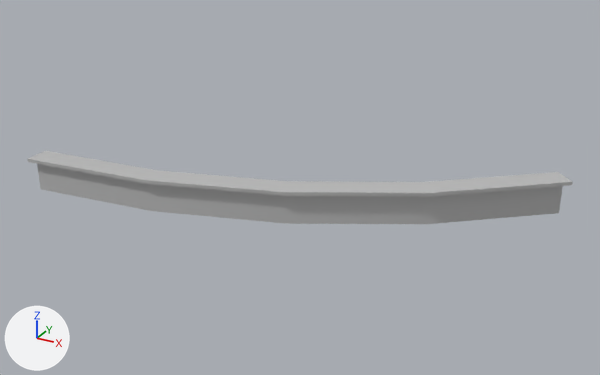
The FBX model Nerethos_3D/Assets/_Project/03_Art/01_Meshes/mainhall_catwalk_railing.fbx as it was, and as the next commit left it.
One viewpoint serves both versions: a 50 mm lens placed at (21.02, -42.54, 23.88), pointed at (8.47, -19.71, 12.46). Every picture has the same lights, and +X, +Y and +Z are marked at lower left. The picture after the commit comes second. Where no turn or scale is listed for an object, it has been applied to the vertices.

Names of what the first picture shows: 'mainhall_railing'.
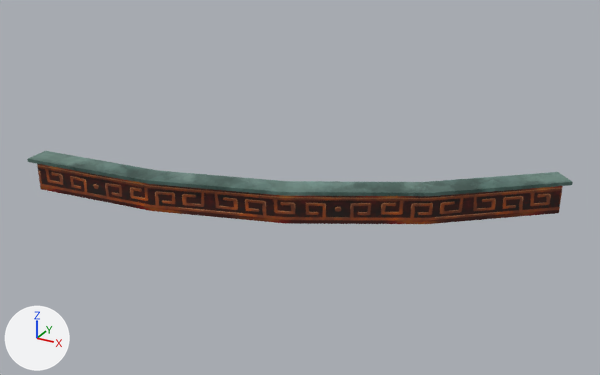
Diff of the bpy script that builds the scene:
```diff
--- a/Nerethos_3D/Assets/_Project/03_Art/01_Meshes/mainhall_catwalk_railing.fbx.py
+++ b/Nerethos_3D/Assets/_Project/03_Art/01_Meshes/mainhall_catwalk_railing.fbx.py
@@ img_copperupdated_png @@
+img_copperupdated_png = load_image('CopperUpdated.png', '../../../../../ModularPieces/images/CopperUpdated.png', 2048, 2048, 'Display P3')
@@ mat_mat_copper @@
+mat_mat_copper = principled_material('MAT_Copper')
+mat_mat_copper.texture = img_copperupdated_png  # with its transparency
@@ me_mesh @@
 # used by ob_mainhall_railing; location = (0.0, 0.0, 13.2)
 # verts and faces of me_mesh; kept vertices keep their numbers, new ones are numbered from 42
 # before: 0 (8.9, -21.6, 0.0) at pixel (284, 189), 1 (8.8, -21.1, 0.0) at pixel (286, 183), 12 (13.0, -19.4, -1.2) at pixel (426, 224), 13 (16.5, -16.5, -1.2) at pixel (558, 213), 14 (16.2, -16.2, -1.2)
 # before: 15 (12.7, -19.0, -1.2), 16 (8.9, -21.6, -1.2) at pixel (284, 223), 17 (8.8, -21.1, -1.2), 18 (4.6, -22.9, -1.2) at pixel (151, 211), 19 (4.5, -22.4, -1.2)
 # before: 20 (0.0, -23.3, -1.2) at pixel (40, 189), 21 (0.0, -22.9, -1.2), 24 (16.8, -16.5, 0.0) at pixel (572, 181), 25 (13.1, -19.6, 0.0) at pixel (430, 192), 27 (9.0, -21.7, 0.0) at pixel (283, 192)
 # before: 29 (4.6, -23.1, 0.0) at pixel (145, 180), 35 (4.4, -22.2, 0.0) at pixel (157, 170), 37 (8.7, -20.9, 0.0) at pixel (287, 181), 39 (12.6, -18.8, 0.0) at pixel (424, 181), 41 (16.2, -15.9, 0.0) at pixel (557, 171)
-me_mesh.from_pydata(...)  # 42 vertices, 39 faces; spans x -0.2..16.8, y -23.6..-15.9, z -1.2..0.0
+me_mesh.from_pydata(...)  # 40 vertices, 34 faces; spans x -0.2..16.8, y -23.6..-15.9, z -1.2..0.0
+# me_mesh part 1
+delete_vertices([0, 1])  # with the faces that use them
+delete_faces([(18, 20, 21, 19), (16, 18, 19, 17), (12, 15, 14, 13), (12, 16, 17, 15)])
+faces += [(27, 37, 35, 29), (24, 41, 39, 25), (25, 39, 37, 27)]
+# me_mesh part 2: 31 faces spanning x -0.2..16.8, y -23.6..-15.9, z -1.2..0.0 switch from mat_lambert1 (grey #bcbcbc) to mat_mat_copper (picture img_copperupdated_png)
```

Boxes [x1, y1, x2, y2] around the edits, measured in the pictures (600 x 375 px):
part 1 of me_mesh, reshaped: [147, 170, 572, 193] in both
part 2 of me_mesh, recoloured (grey to brown): [27, 151, 573, 224] in both
